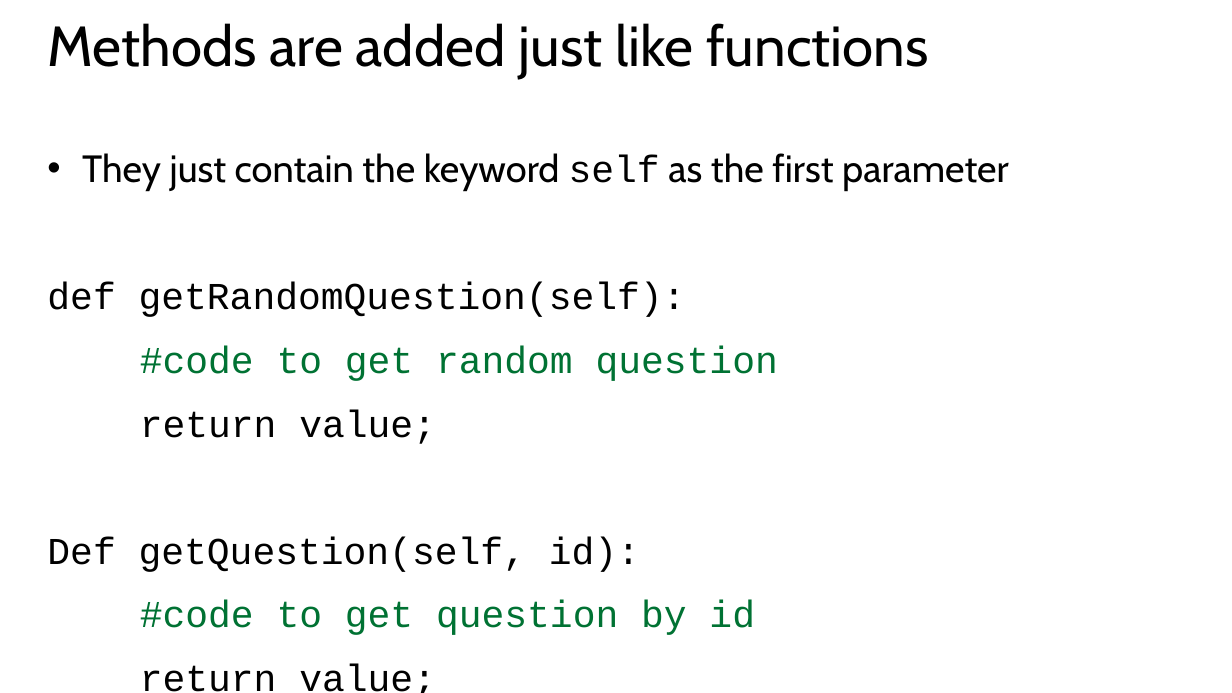
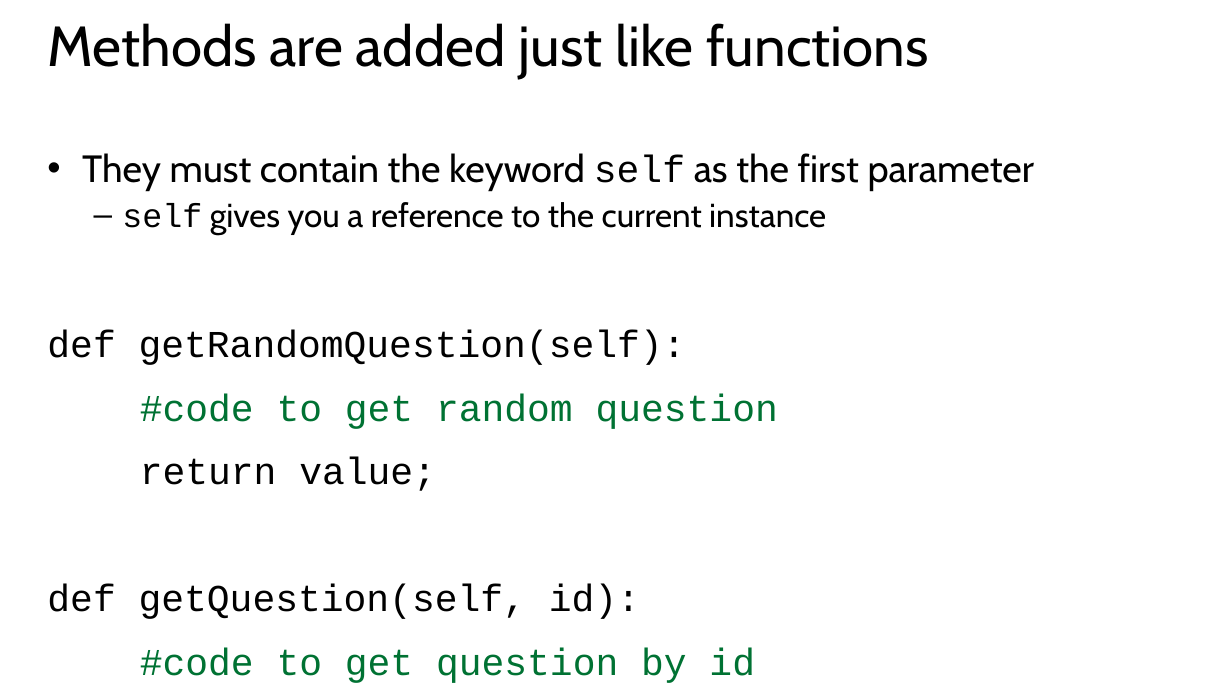
Before and after one commit to mkscala/AdvancedFlask, a slide deck: slide 15 of Slides/Module 2 - Object Oriented Programming.pptx. Drawn at 1232x693 pixels with LibreOffice and Linux fonts; fonts in the diff are those of the drawing. Boxes give left, top, right and bottom in pixels: in the first picture for what was removed or moved away, otherwise in the second. Text is boxed around its words. In the diff, an @@ line names an element or a change of style, - is before the commit and + after.

```diff
--- a/Slides/Module 2 - Object Oriented Programming.pptx
+++ b/Slides/Module 2 - Object Oriented Programming.pptx
@@ text at box(82, 153, 1035, 234): text changed @@
-• They just contain the keyword self as the first parameter
+• They must contain the keyword self as the first parameter
+  – self gives you a reference to the current instance
@@ text at box(47, 584, 640, 619): text changed @@
-Def getQuestion(self, id):
+def getQuestion(self, id):
```
Also in this commit, not shown: 9 other slides changed, 5 slides added, 3 other files.
